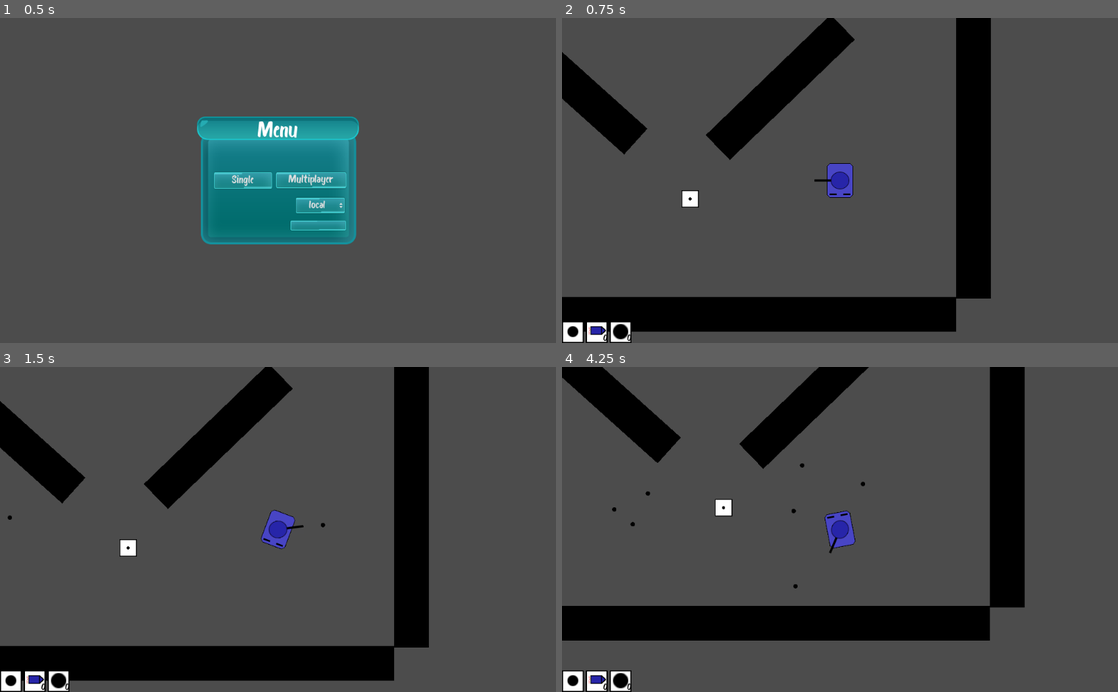
Above: before the commit, frames 1-4 (two rows, left to right).
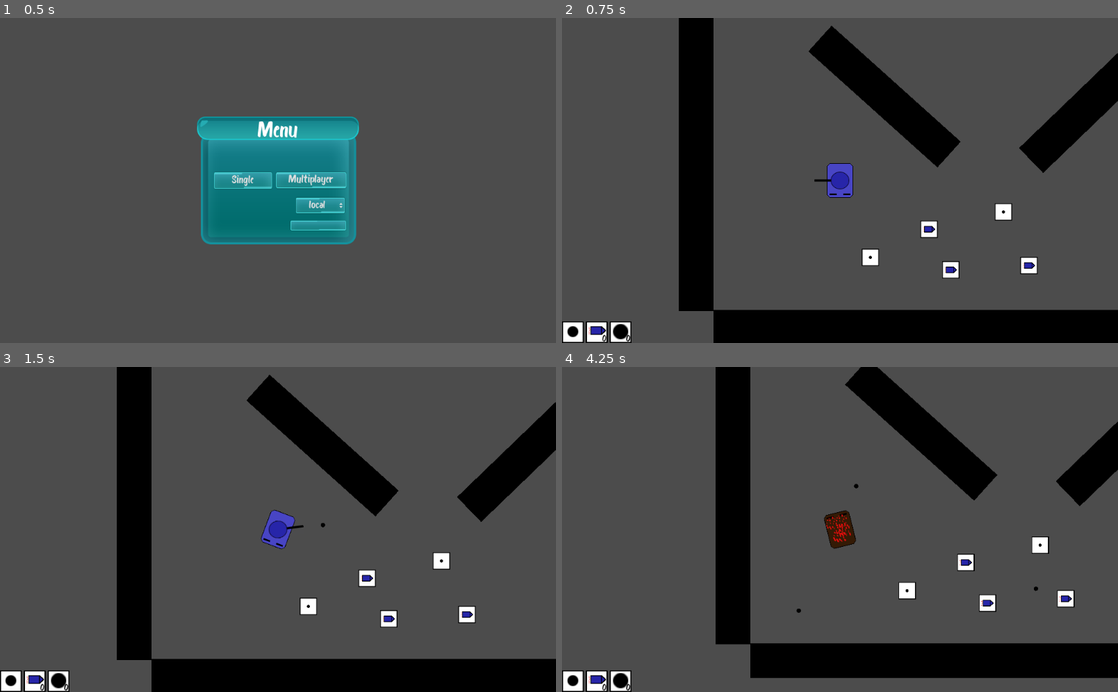
Above: after the commit, the same moments.

Repository: mm-102/godot_tanks
Game: Godot game, scene res://Main.tscn
Two runs of this game, one before a commit and one after it. Both use one fixed random seed, a clock stepped at 60 frames per second and the inputs below.
Inputs (mouse positions are in pixels of both pictures, inside the frame that each line leads up to):
- Up to frame 1 (0.5 s): no input
- Up to frame 2 (0.75 s): click "Single" at 0.5 s
- Up to frame 3 (1.5 s): tap Enter at 1.25 s; move the mouse to (400, 513) at 1.27 s; hold D (p_right) from 1.28 s (still down); click (400, 513) at 1.35 s
- Up to frame 4 (4.25 s): move the mouse to (728, 545) at 2.02 s; release D (p_right) at 2.03 s; hold S (p_backward) 2.03-2.78 s; click (728, 545) at 2.1 s; move the mouse to (895, 458) at 2.77 s; hold D (p_right) 2.78-3.53 s; click (895, 458) at 2.85 s; move the mouse to (812, 594) at 3.52 s; hold W (p_forward) from 3.53 s (still down); click (812, 594) at 3.6 s

Frame 1 is identical in both runs. In frame 2, 30% of the frame differs, in the area x 0-100%, y 0-100%; in frame 3, 30%; in frame 4, 35%.
Error in both runs: Invalid get index 'ip' (on base: 'Nil'). (res://GUI/Menu.gd:29)

Commit message:
Improve GUI  - Make GUI show amount of each ammo type a player possesses  - changing currently used type still not implemented

Diff:
--- a/Objects/AmmoBox.gd
+++ b/Objects/AmmoBox.gd
@@ -6,7 +6,8 @@
 
 func _on_AmmoBox_body_entered(player):
 	player.ammo_type = type
-	player.special_ammo_left += 1
+	player.special_ammo[type] += 1
+	player.emit_signal("special_ammo_change", type, player.special_ammo[type])
 	queue_free()
 
 func _ready():
--- a/Player/Player_GUI/AmmoCounter.tscn
+++ b/Player/Player_GUI/AmmoCounter.tscn
@@ -6,6 +6,7 @@
 [sub_resource type="DynamicFont" id=1]
 use_mipmaps = true
 use_filter = true
+extra_spacing_bottom = -3
 font_data = ExtResource( 2 )
 
 [node name="AmmoCounter" type="MarginContainer"]
@@ -27,8 +28,10 @@
 [node name="Number" type="Label" parent="Background"]
 modulate = Color( 0, 0, 0, 1 )
 self_modulate = Color( 0, 0, 0, 1 )
-margin_right = 40.0
-margin_bottom = 40.0
+margin_left = 2.0
+margin_top = 2.0
+margin_right = 38.0
+margin_bottom = 38.0
 custom_colors/font_color = Color( 0, 0, 0, 1 )
 custom_colors/font_outline_modulate = Color( 0, 0, 0, 1 )
 custom_fonts/font = SubResource( 1 )
--- /dev/null
+++ b/Player/Player_GUI/GUI.gd
@@ -0,0 +1,10 @@
+extends MarginContainer
+
+
+onready var Numbers = {
+	Ammunition.TYPES.ROCKET : $"HBoxContainer/RocketCounter/Background/Number",
+	Ammunition.TYPES.FRAG_BOMB : $"HBoxContainer/FragBombCounter/Background/Number"
+}
+
+func _on_special_ammo_change(type, amount_left):
+	Numbers[type].text = str(amount_left)
--- a/Player/Player_GUI/GUI.tscn
+++ b/Player/Player_GUI/GUI.tscn
@@ -1,12 +1,14 @@
-[gd_scene load_steps=4 format=2]
+[gd_scene load_steps=5 format=2]
 
 [ext_resource path="res://Player/Player_GUI/BulletCounter.tscn" type="PackedScene" id=1]
 [ext_resource path="res://Player/Player_GUI/RocketCounter.tscn" type="PackedScene" id=2]
 [ext_resource path="res://Player/Player_GUI/FragBombCounter.tscn" type="PackedScene" id=3]
+[ext_resource path="res://Player/Player_GUI/GUI.gd" type="Script" id=4]
 
 [node name="GUI" type="MarginContainer"]
 anchor_right = 1.0
 margin_bottom = 40.0
+script = ExtResource( 4 )
 
 [node name="HBoxContainer" type="HBoxContainer" parent="."]
 margin_right = 1024.0
--- a/Player/Tank/Tank.gd
+++ b/Player/Tank/Tank.gd
@@ -9,8 +9,13 @@
 const DEATH_TIME = 20
 const BASE_AMMO_TYPE = Ammunition.TYPES.BULLET
 
+signal special_ammo_change(type, amount_left)
+
 var ammo_left = MAX_AMMO
-var special_ammo_left = 0
+var special_ammo = {
+	Ammunition.TYPES.ROCKET : 0,
+	Ammunition.TYPES.FRAG_BOMB : 0
+}
 var dead = false
 # Defined in code
 var player_stance: Dictionary
@@ -26,7 +31,8 @@
 onready var bullet_point_node = $"%BulletPoint"
 
 
-
+func _ready():
+	connect("special_ammo_change",get_node("/root/Main/Player_Gui_Layer/GUI"),"_on_special_ammo_change")
 
 func _integrate_forces(_state):
 	var velocity = Vector2.ZERO
@@ -52,10 +58,11 @@
 func _shoot():
 	if ammo_left <= 0:
 		return
-	if special_ammo_left <= 0:
+	if ammo_type == BASE_AMMO_TYPE or special_ammo[ammo_type] <= 0:
 		ammo_type = BASE_AMMO_TYPE
 	else:
-		special_ammo_left -= 1
+		special_ammo[ammo_type] -= 1
+		emit_signal("special_ammo_change", ammo_type, special_ammo[ammo_type])
 	ammo_left -= 1
 	if is_multiplayer:
 		$"/root/Transfer".fetch_shoot(player_stance, ammo_type)
@@ -66,7 +73,6 @@
 	bullet_inst.player_path = get_path()
 	bullet_inst.set_linear_velocity(velocity * BULLET_SPEED)
 	get_node("/root/Main/Map/Projectiles").add_child(bullet_inst)
-
 
 func _on_base_body_entered(body):
 	if !body.is_in_group("Projectiles"):
--- a/Singleplayer.tscn
+++ b/Singleplayer.tscn
@@ -38,6 +38,19 @@
 position = Vector2( 535, 420 )
 type = 2
 
+[node name="AmmoBox2" parent="Objects" instance=ExtResource( 3 )]
+position = Vector2( 398, 452 )
+
+[node name="AmmoBox3" parent="Objects" instance=ExtResource( 3 )]
+position = Vector2( 582, 519 )
+
+[node name="AmmoBox4" parent="Objects" instance=ExtResource( 3 )]
+position = Vector2( 438, 527 )
+
+[node name="AmmoBox5" parent="Objects" instance=ExtResource( 3 )]
+position = Vector2( 290, 504 )
+type = 2
+
 [node name="Projectiles" type="Node" parent="."]
 
 [node name="Players" type="Node" parent="."]
@@ -45,6 +58,3 @@
 [node name="Tank" parent="Players" instance=ExtResource( 1 )]
 position = Vector2( 234, 362 )
 ammo_type = 1
-
-[node name="Tank2" parent="Players" instance=ExtResource( 1 )]
-position = Vector2( 811, 386 )
